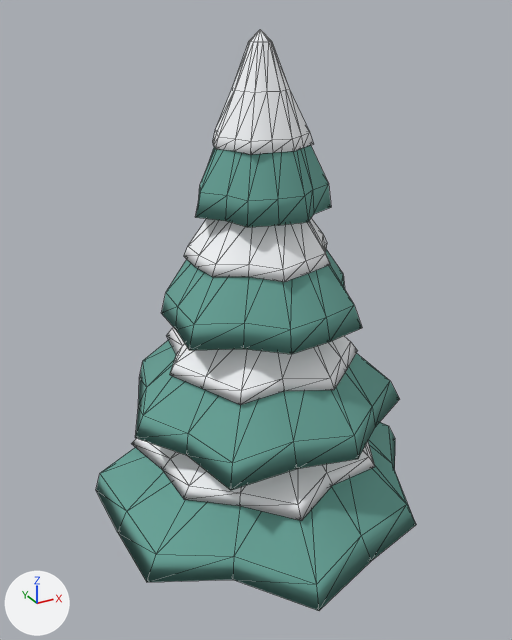
The OBJ model assets/meshes/SnowballSummitPine.obj as it was, and as the next commit left it.
Camera for both pictures: a 50 mm camera at (-9.24, -16.56, 16.09) aimed at (-0.02, 0.19, 7.71). Every picture has the same lights, and +X, +Y and +Z are marked at lower left. The first picture is the older version. Mesh edges are drawn as thin lines. Where no turn or scale is listed for an object, it has been applied to the vertices.

Names of what the first picture shows: 'Needles', 'Snow'.
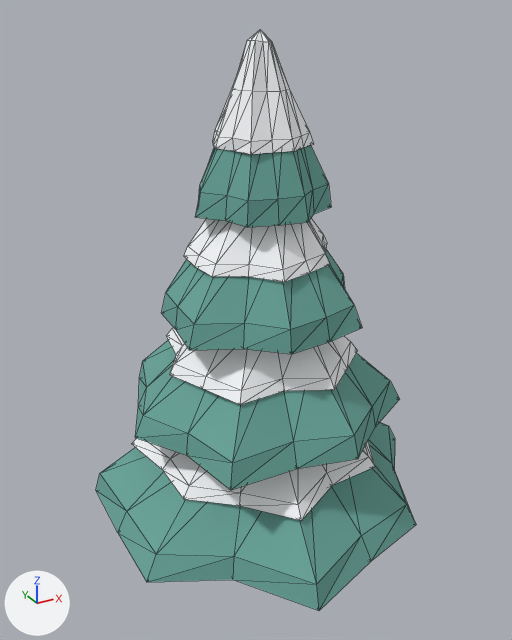
Where the change shows, as pixel boxes (x1, y1, x2, y2) in the pictures (512 x 640 px; the box of a moved part takes in the faces that stretch with it):
'Snow', reshaped, shading changed
    both: (132, 29, 375, 521)
part 1 of me_needles, shading changed
    both: (96, 145, 416, 611)
part 2 of me_snow, moved or reshaped
    both: (216, 29, 267, 151)
part 3 of me_snow, shading changed
    both: (132, 29, 375, 521)

The change, as a diff of the scene's bpy script:
```diff
--- a/assets/meshes/SnowballSummitPine.obj.py
+++ b/assets/meshes/SnowballSummitPine.obj.py
@@ me_needles @@
 me_needles.from_pydata(...)  # 288 vertices, 560 faces; spans x -4.77..5.58, y -5.34..5.35, z 1.95..15.4
 # used by ob_needles; location = (0.0, 0.0, 0.0)
+# me_needles part 1: all faces are now shaded flat (560 of 560 changed)
 me_needles.materials.append(mat_needles)
@@ me_snow @@
 me_snow.from_pydata(...)  # 284 vertices, 504 faces; spans x -3.61..3.86, y -3.9..3.61, z 3.62..15.62
 # used by ob_snow; location = (0.0, 0.0, 0.0)
 # before: 218 (-0.96, -0.46, 13.11) at pixel (235, 138), 226 (-0.71, 0.0, 14.21) at pixel (235, 90), 230 (-0.61, -0.29, 14.21) at pixel (244, 91), 232 (-0.48, -0.61, 14.21) at pixel (255, 92), 235 (-0.3, 0.0, 15.34) at pixel (249, 41)
 # before: 239 (-0.25, -0.12, 15.34) at pixel (253, 41), 243 (-0.19, -0.23, 15.34) at pixel (258, 41)
+# me_snow part 2
+for i in [218, 226, 230, 232, 235, 239, 243]: me_snow.vertices[i].co += Vector((-0.09, -0.03, 0.03))
+# me_snow part 3: all faces are now shaded flat (504 of 504 changed)
 me_snow.materials.append(mat_snow)
```
